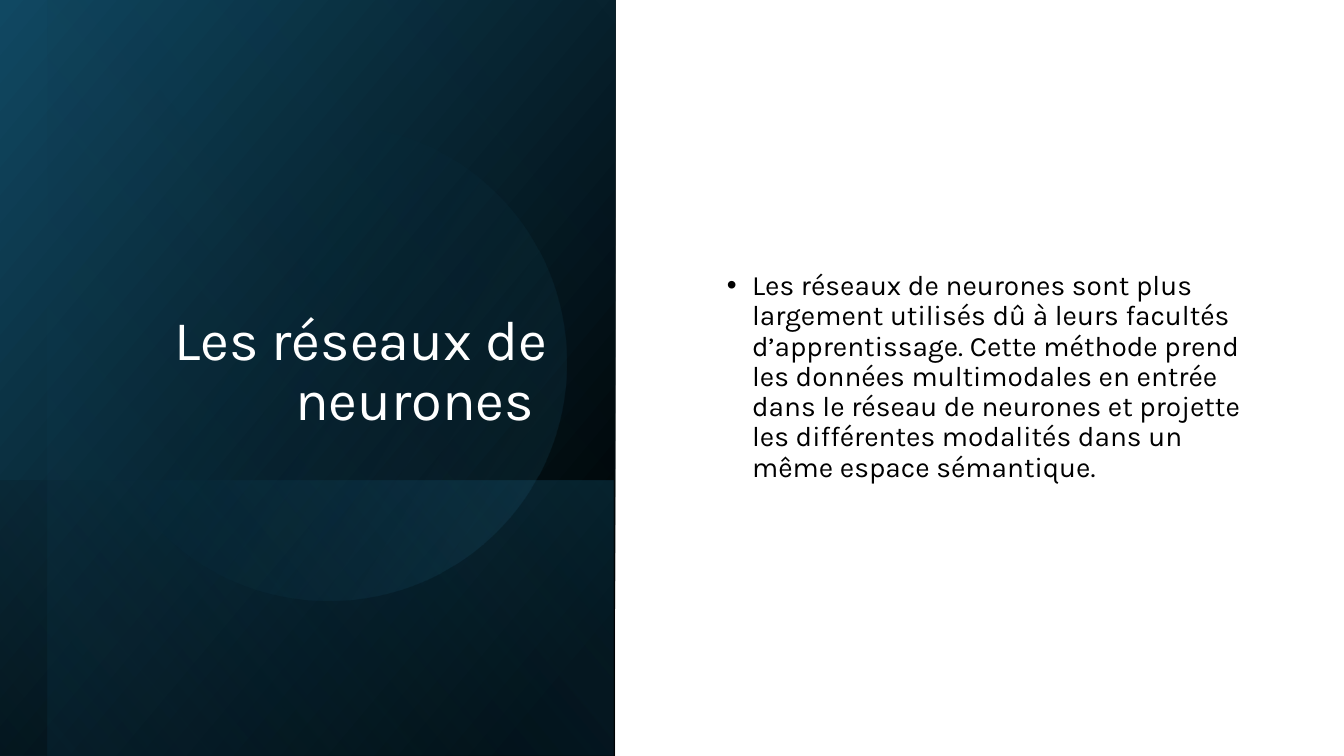
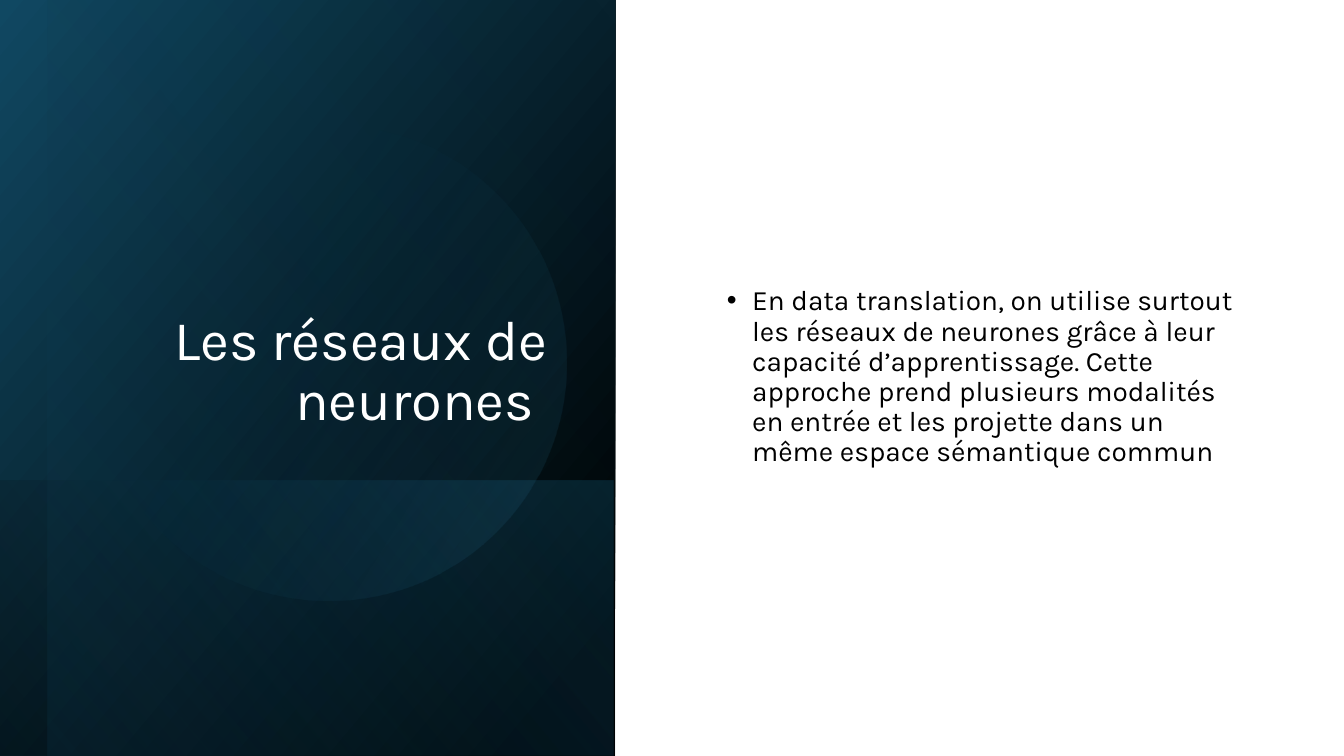
Before and after one commit to IzowRM/Stage-Cetic, a slide deck: slide 17 of Doc Slide/Slide Jeudi 11_09.pptx. Drawn at 1344x756 pixels with LibreOffice and Linux fonts; fonts in the diff are those of the drawing. Boxes give left, top, right and bottom in pixels: in the first picture for what was removed or moved away, otherwise in the second. Text is boxed around its words. In the diff, an @@ line names an element or a change of style, - is before the commit and + after.

```diff
--- a/Doc Slide/Slide Jeudi 11_09.pptx
+++ b/Doc Slide/Slide Jeudi 11_09.pptx
@@ text at <box>752,290,1232,468</box>: text changed @@
-• Les réseaux de neurones sont plus largement utilisés dû à leurs facultés d’apprentissage. Cette méthode prend les données multimodales en entrée dans le réseau de neurones et projette les différentes modalités dans un même espace sémantique.
+• En data translation, on utilise surtout les réseaux de neurones grâce à leur capacité d’apprentissage. Cette approche prend plusieurs modalités en entrée et les projette dans un même espace sémantique commun
```
Also in this commit, not shown: 8 other slides changed, 1 slide added, 3 slides removed, 10 other files.
